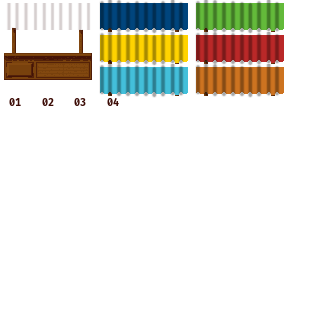
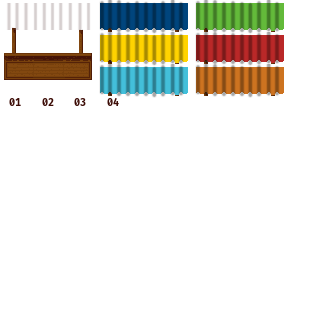
Before/after of a 320 × 320 layered artwork. What changed in the layer stack:
removed layer "Eingefügte Ebene #1" from group "stand" over [7, 63, 36, 77]
painted on "stand-texture" over [6, 64, 38, 76]
painted on "stand-shadow #1" over [8, 64, 33, 77]
removed layer "sign-shadow" (was 60%) from group "stand" over [6, 62, 34, 78]
painted on "stand-shadow" over [6, 62, 66, 78]
